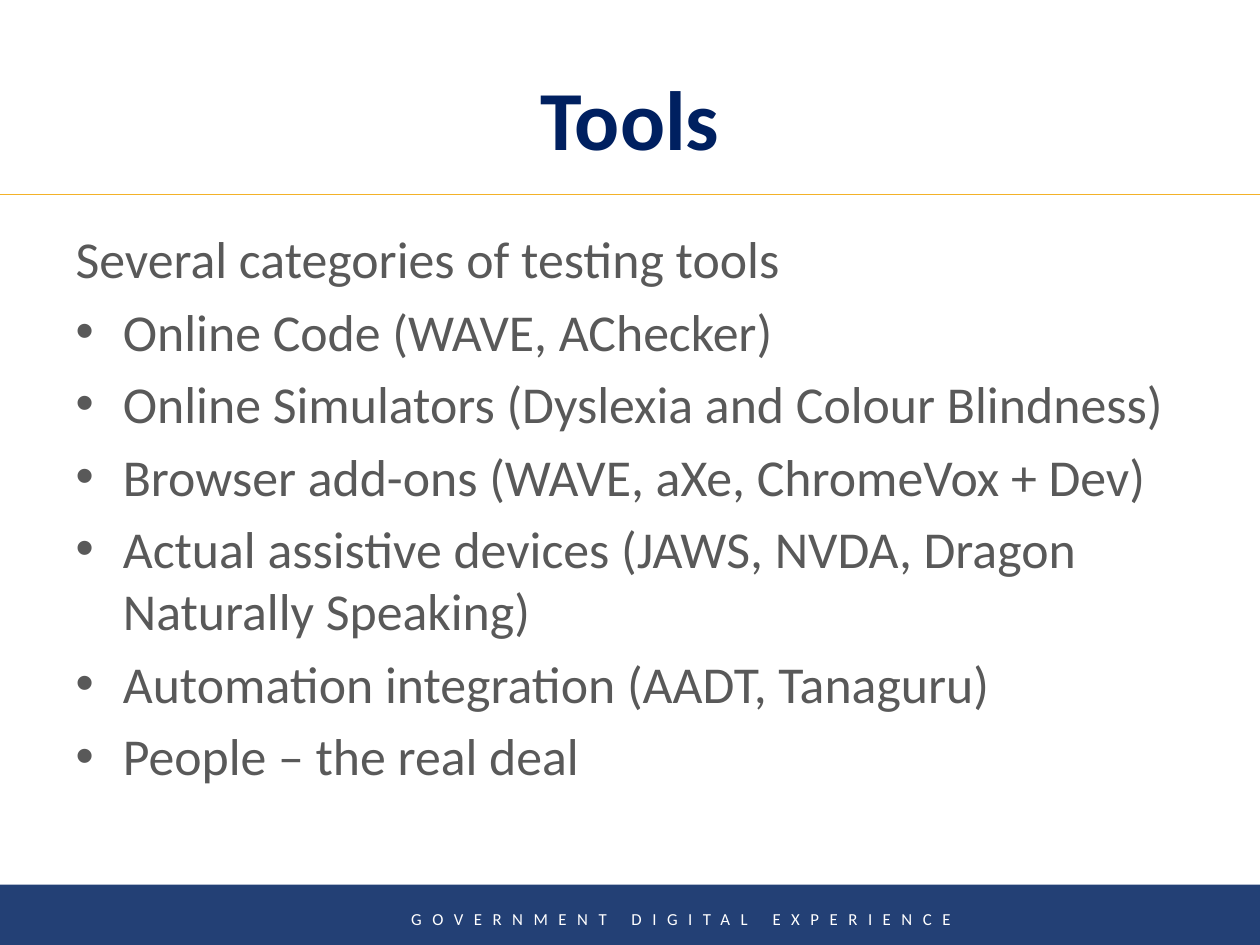
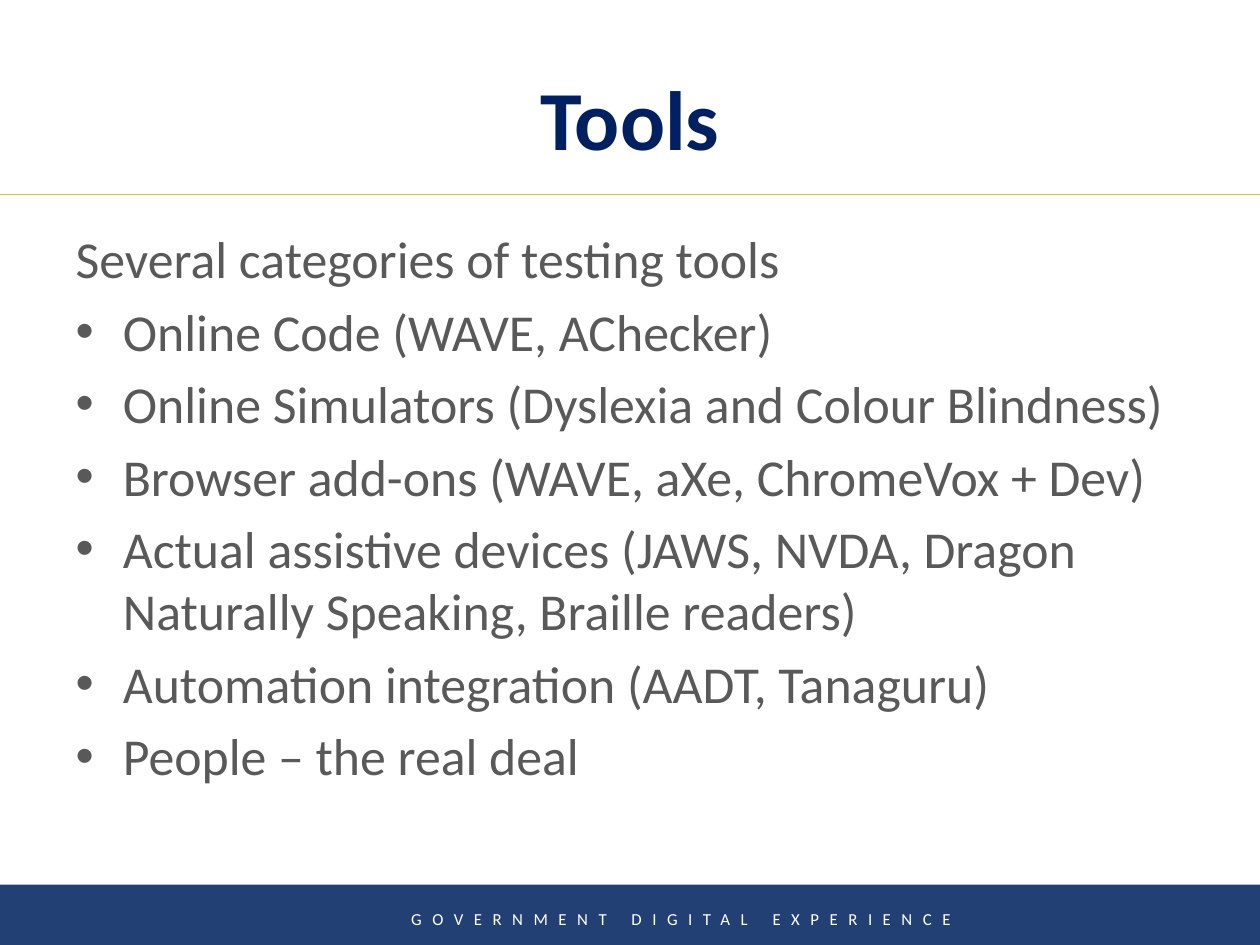
Before and after one commit to Gavin-McLeod/Accessibility-presentation, a slide deck: slide 36 of Digital Product Innovation in the Public Service-TRAN-hl.pptx. Drawn at 1260x945 pixels with LibreOffice and Linux fonts; fonts in the diff are those of the drawing; background and template pictures are left out. Boxes give left, top, right and bottom in pixels: in the first picture for what was removed or moved away, otherwise in the second. Text is boxed around its words. In the diff, an @@ line names an element or a change of style, - is before the commit and + after.

```diff
--- a/Digital Product Innovation in the Public Service-TRAN-hl.pptx
+++ b/Digital Product Innovation in the Public Service-TRAN-hl.pptx
@@ text at (123,530,1076,639): text changed @@
-• Actual assistive devices (JAWS, NVDA, Dragon Naturally Speaking)
+• Actual assistive devices (JAWS, NVDA, Dragon Naturally Speaking, Braille readers)
```
Also in this commit, not shown: 2 other slides changed.
